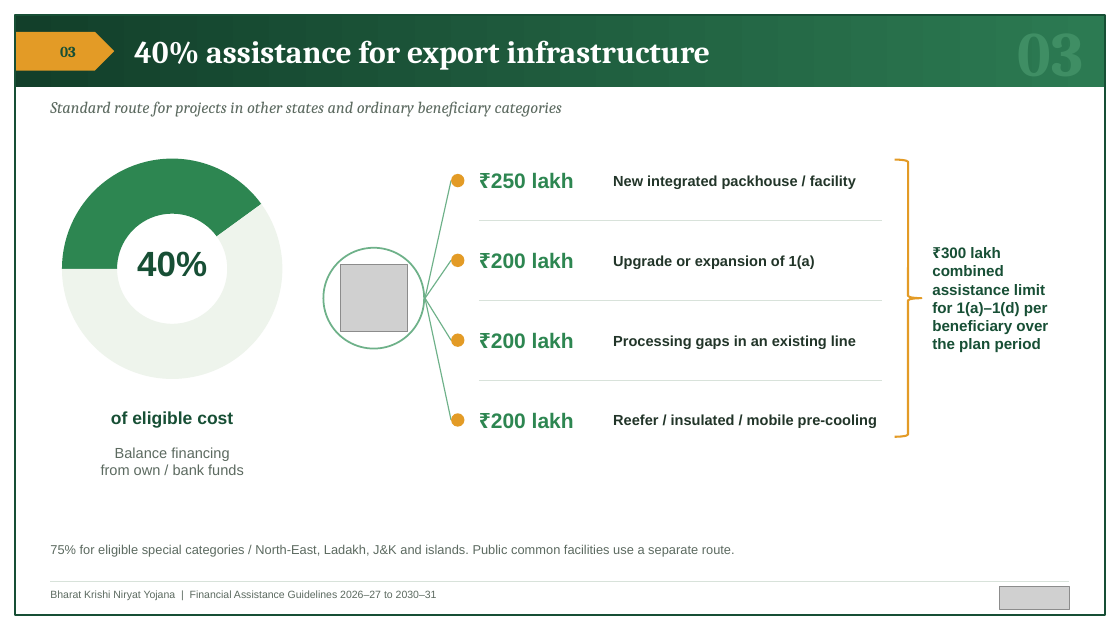
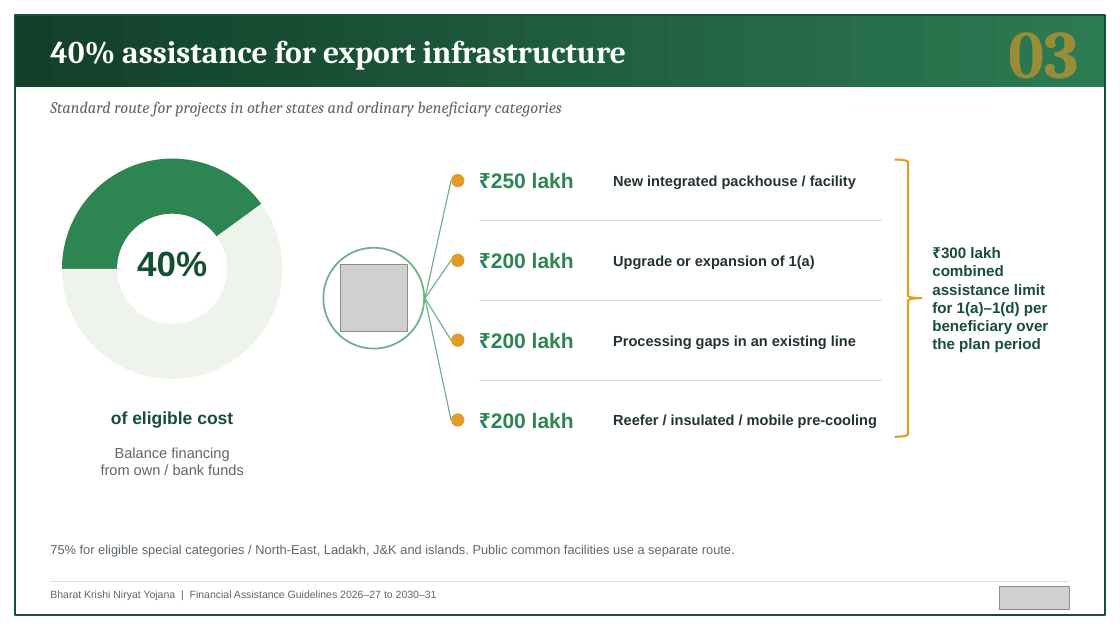
Before and after one commit to BantheFox012/FM, a slide deck: slide 3 of APEDA_BKNY_Standard_40_Percent.pptx. Drawn at 1120x630 pixels with LibreOffice and Linux fonts; fonts in the diff are those of the drawing; grey boxes stand for pictures. Boxes give left, top, right and bottom in pixels: in the first picture for what was removed or moved away, otherwise in the second. Text is boxed around its words. In the diff, an @@ line names an element or a change of style, - is before the commit and + after.

```diff
--- a/APEDA_BKNY_Standard_40_Percent.pptx
+++ b/APEDA_BKNY_Standard_40_Percent.pptx
@@ text "40% assistance for export infrastructure": place and size @@
-text "40% assistance for export infrastructure" at [134, 40, 710, 70]
+text "40% assistance for export infrastructure" at [50, 40, 626, 70]
@@ text "03" at [1009, 15, 1079, 93]: size 54 to 58 pt, text colour #3F8E64 to #E39B26 at 60% opacity @@
@@ pentagon arrow removed at [15, 32, 114, 71] @@
@@ text removed at [60, 46, 76, 57] @@
-03
```
Also in this commit, not shown: 11 other slides changed.
